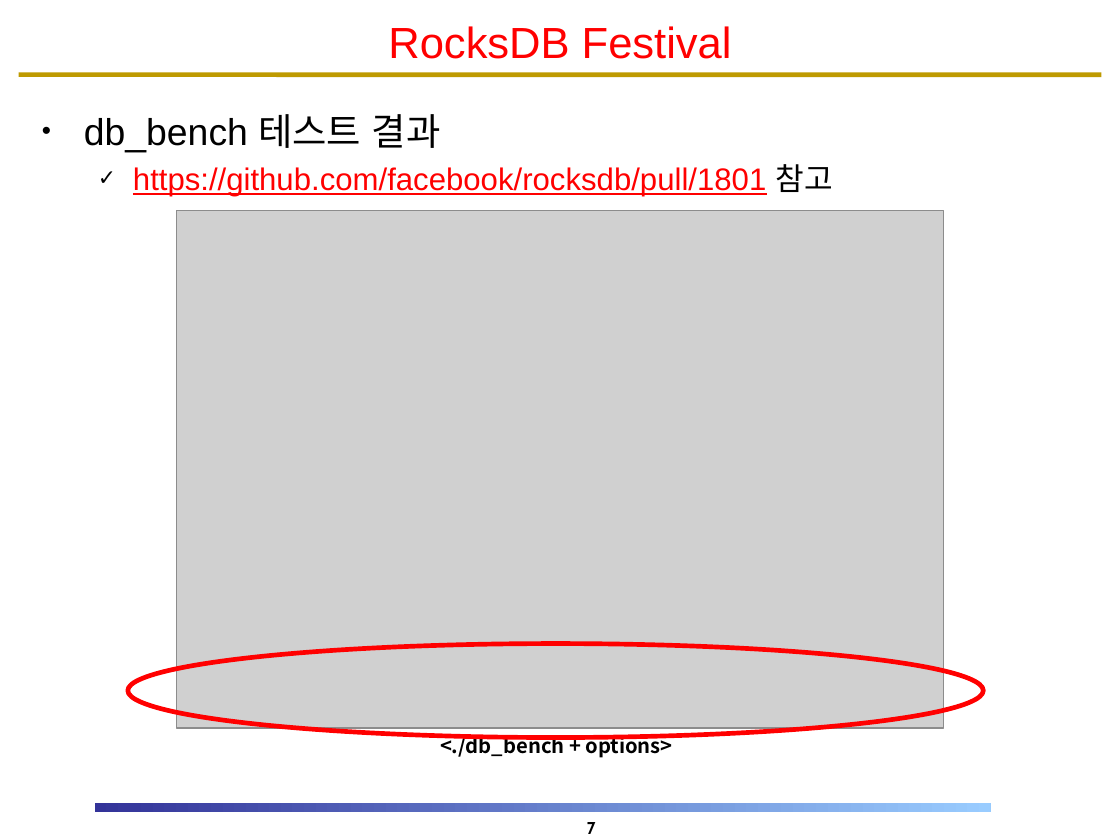
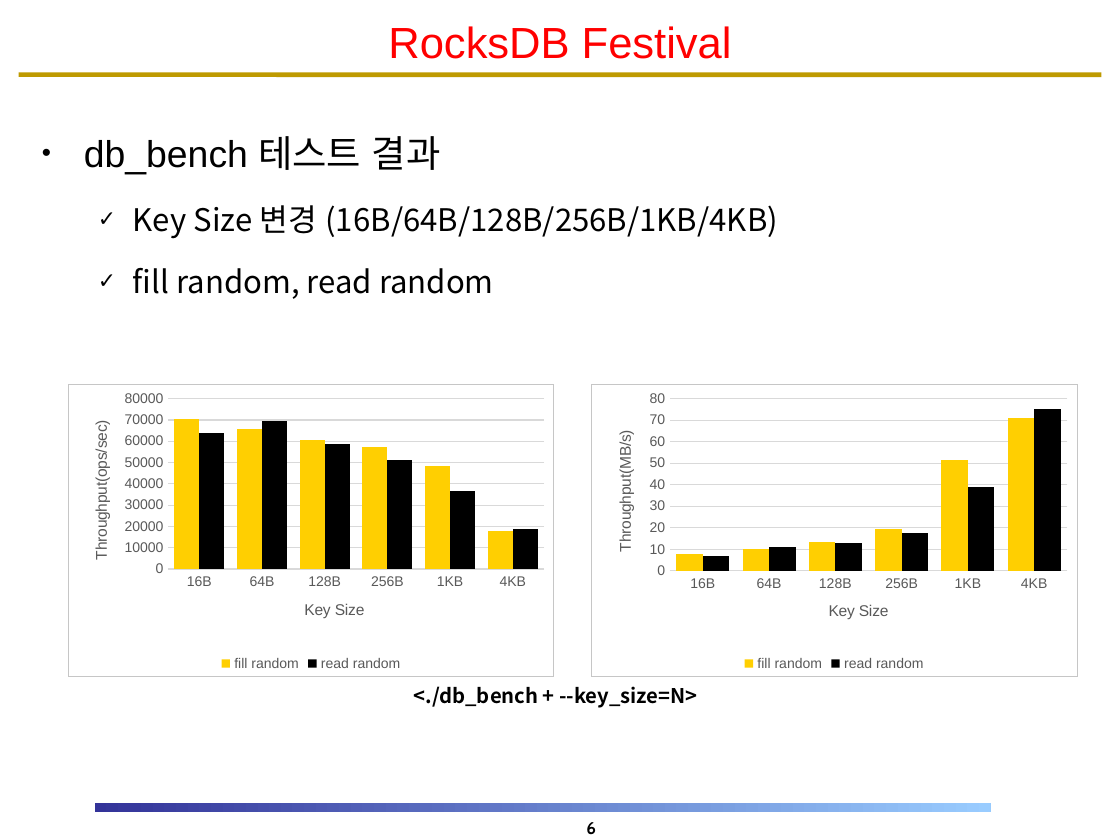
Before and after one commit to DKU-StarLab/RocksDB_Festival, a slide deck: slide 6 of RF7_Team_Interface/RocksDB_Festival_BGR.pptx (slide 7 before the commit). Drawn at 1120x840 pixels with LibreOffice and Linux fonts; fonts in the diff are those of the drawing; grey boxes stand for pictures; background and template pictures are left out. Boxes give left, top, right and bottom in pixels: in the first picture for what was removed or moved away, otherwise in the second. Text is boxed around its words. In the diff, an @@ line names an element or a change of style, - is before the commit and + after.

```diff
--- a/RF7_Team_Interface/RocksDB_Festival_BGR.pptx
+++ b/RF7_Team_Interface/RocksDB_Festival_BGR.pptx
@@ text at (84,136,441,175): line spacing 1 to 1.5 @@
@@ text at (133,205,778,299): text changed; font Arial to Noto Sans CJK KR; text colour #FF0000 to #000000 @@
-  ✓ https://github.com/facebook/rocksdb/pull/1801 참고
+  ✓ Key Size 변경 (16B/64B/128B/256B/1KB/4KB)
+  ✓ fill random, read random
@@ picture removed at (176,211,944,728) @@
@@ column chart added at (68,385,554,676) @@
+categories: 16B, 64B, 128B, 256B, 1KB, 4KB
+fill random: 70000, 66000, 60000, 57000, 48000, 18000
+read random: 64000, 69000, 59000, 51000, 37000, 19000
@@ column chart added at (591,385,1077,676) @@
+categories: 16B, 64B, 128B, 256B, 1KB, 4KB
+fill random: 8, 10, 13, 19, 52, 71
+read random: 7, 11, 13, 17, 39, 75
@@ ellipse removed at (128,644,983,738) @@
@@ text at (414,686,697,708): text changed @@
-<./db_bench + options>
+<./db_bench + --key_size=N>
@@ page number at (586,822,596,834): text changed @@
-7
+6
```
Also in this commit, not shown: 6 other slides changed, 2 slides added, 1 slide removed, 1 other file.
